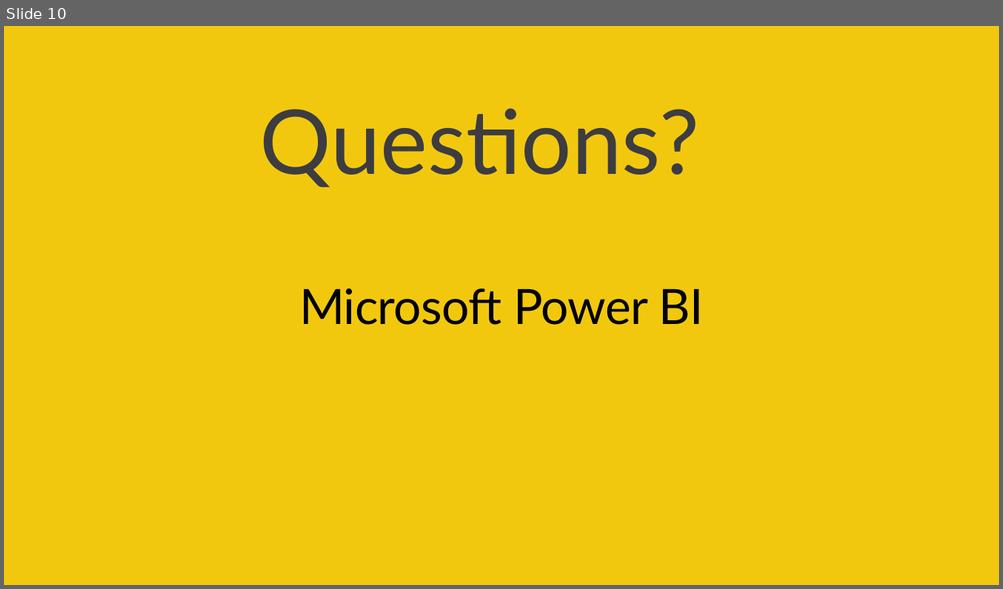
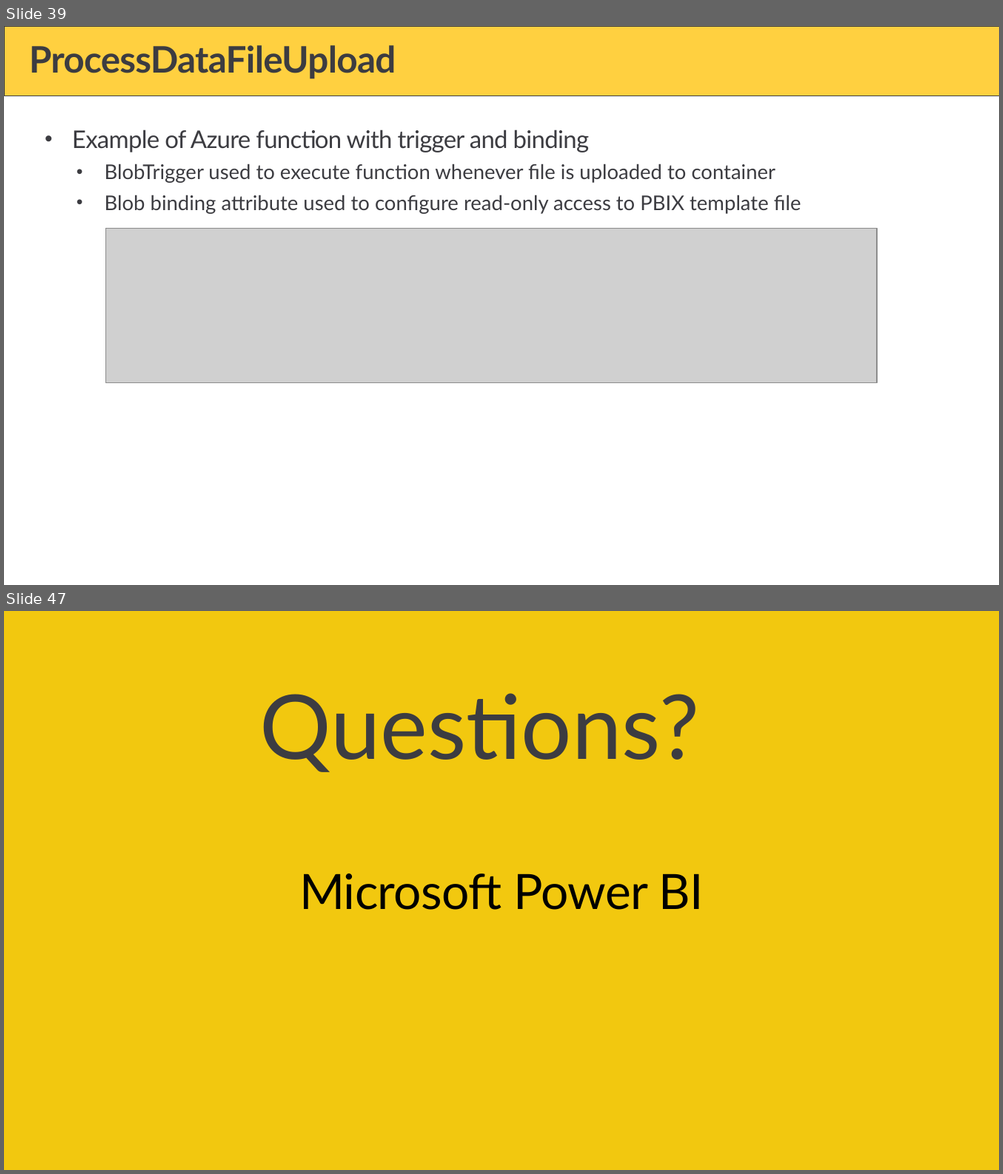
Before and after one commit to PowerBiDevCamp/Camp-Sessions, a slide deck: Session 23 - Developing for Power BI using Azure Functions.pptx. Shown one above the other, each under a label of ours: slide 10 before the commit, slides 39 and 47 after it; the slides between them are not shown. The pictures are 1003x589 and 1003x1174 pixels, drawn with LibreOffice and Linux fonts; fonts in the diff are those of the drawing; grey boxes stand for pictures; background and template pictures are left out. Boxes give left, top, right and bottom in pixels: in the first picture for what was removed or moved away, otherwise in the second. Text is boxed around its words. In the diff, an @@ line names an element or a change of style, - is before the commit and + after.

```diff
--- a/Session 23 - Developing for Power BI using Azure Functions.pptx
+++ b/Session 23 - Developing for Power BI using Azure Functions.pptx
@@ slide 39 added at (4,26,999,585), background #FFFFFF @@
@@ rectangle added at (4,26,999,96), fill #FFD040, outline #3C3C41 0.5 pt @@
@@ title added at (29,45,396,79), 36 pt, text #3C3C41, bold @@
+ProcessDataFileUpload
@@ text added at (72,130,801,214), 20 pt, text #3C3C41 @@
+• Example of Azure function with trigger and binding
+  • BlobTrigger used to execute function whenever file is uploaded to container
+  • Blob binding attribute used to configure read-only access to PBIX template file
@@ picture added at (105,228,876,383) @@
@@ what was slide 10 is now slide 47 @@
```
Also in this commit, not shown: 3 slides changed, 40 other slides added, 4 slides removed, 2 other files.
